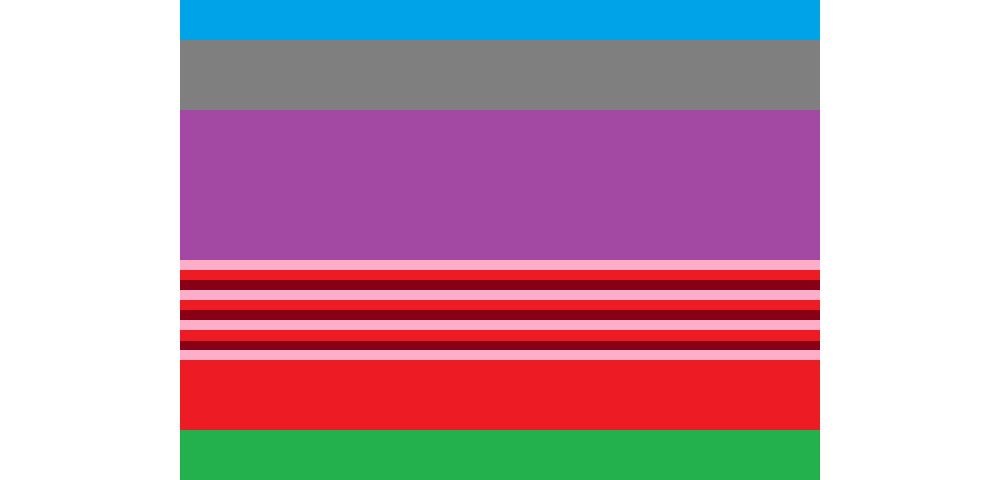
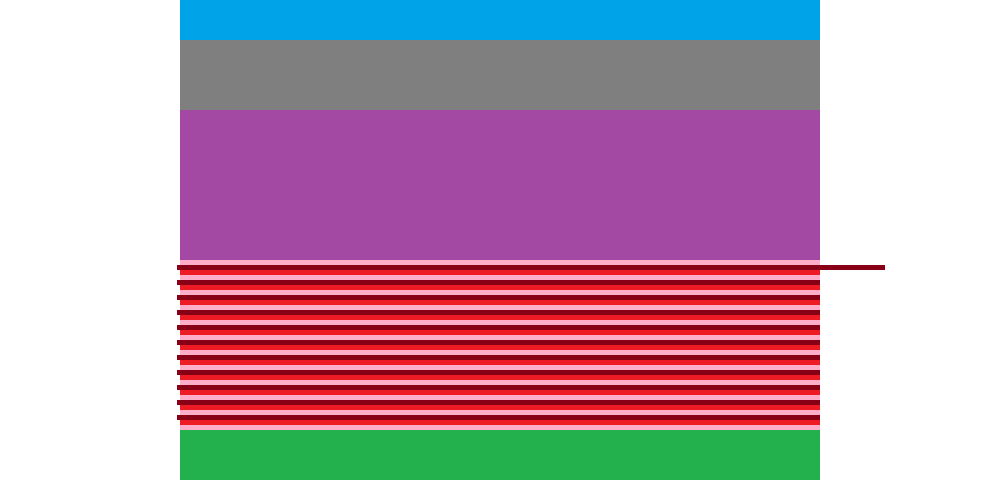
Two versions of the same layered image (1000 x 480). Layer-by-layer changes:
added layer "Layer 3" above "Layer 1" over [177, 275, 820, 430]
painted on "Layer 1" over [177, 265, 885, 270]
